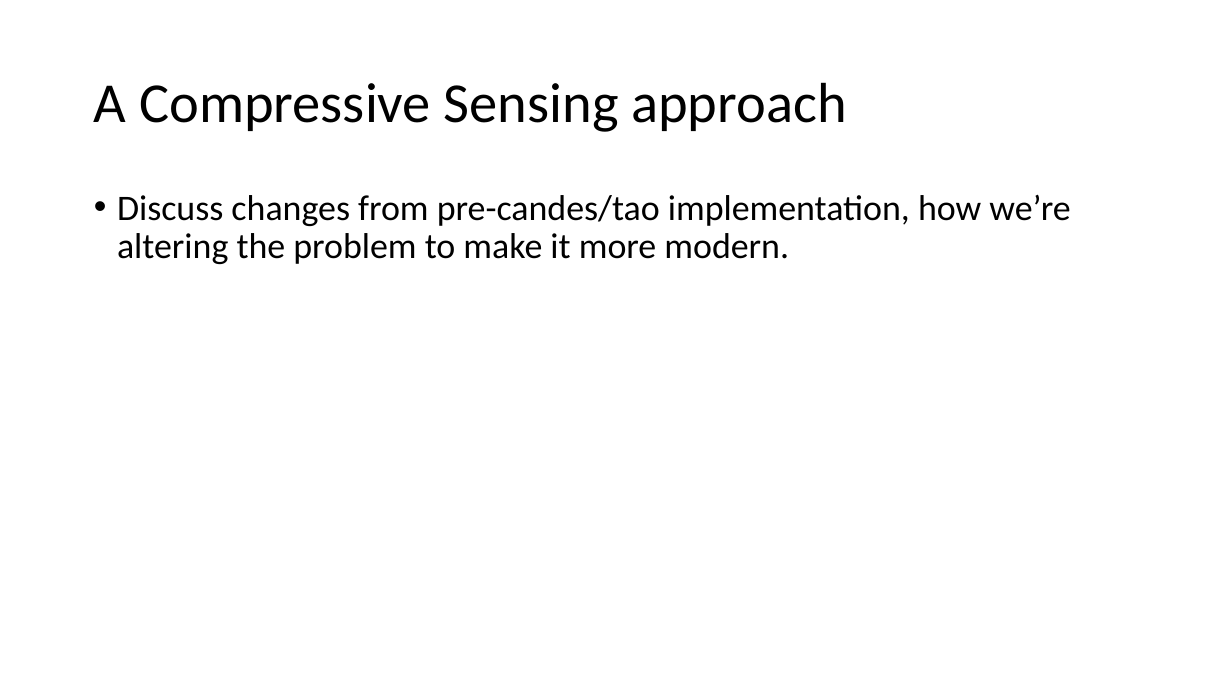
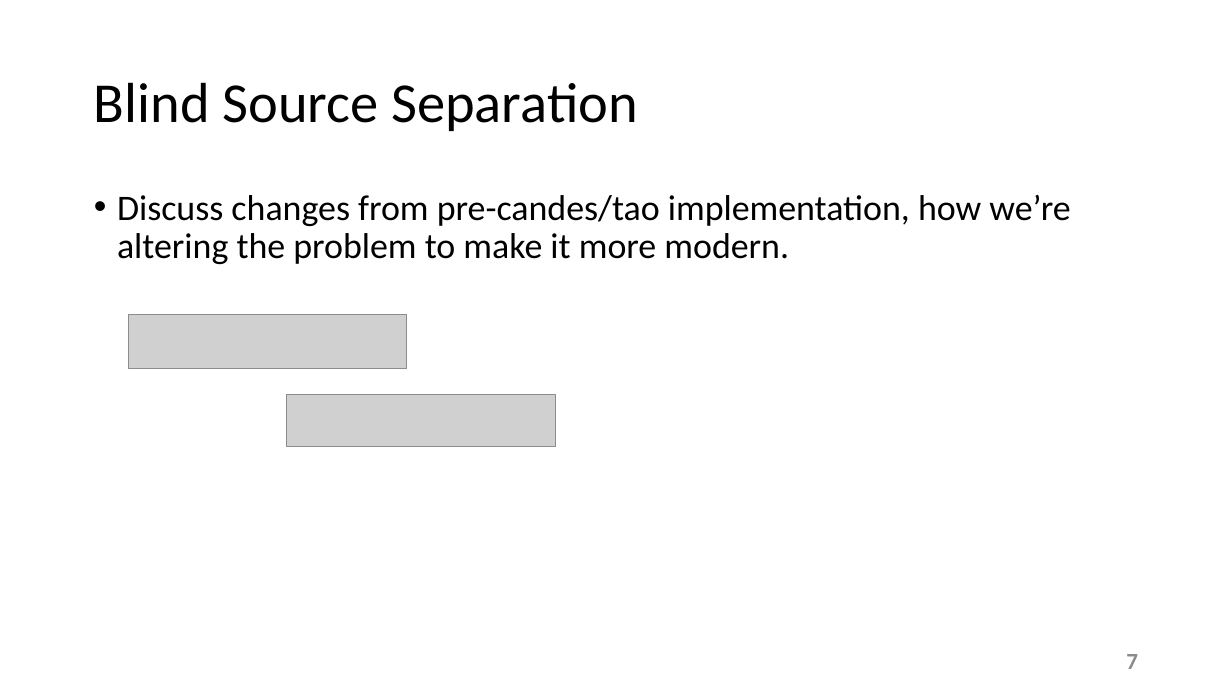
Before and after one commit to esaracin/compressive-sensing-cocktail-party-problem, a slide deck: slide 7 of slide/slides.pptx. Drawn at 1232x693 pixels with LibreOffice and Linux fonts; fonts in the diff are those of the drawing; grey boxes stand for pictures; background and template pictures are left out. Boxes give left, top, right and bottom in pixels: in the first picture for what was removed or moved away, otherwise in the second. Text is boxed around its words. In the diff, an @@ line names an element or a change of style, - is before the commit and + after.

```diff
--- a/slide/slides.pptx
+++ b/slide/slides.pptx
@@ title at bbox=[94, 82, 638, 131]: text changed @@
-A Compressive Sensing approach
+Blind Source Separation
@@ picture added at bbox=[128, 314, 407, 369] @@
@@ picture added at bbox=[287, 395, 555, 446] @@
@@ page number added at bbox=[1126, 654, 1138, 669], 18 pt, text #8C8C8C, bold @@
+7
```
Also in this commit, not shown: 8 other slides changed, 2 slides added, 1 slide removed, 1 other file.
